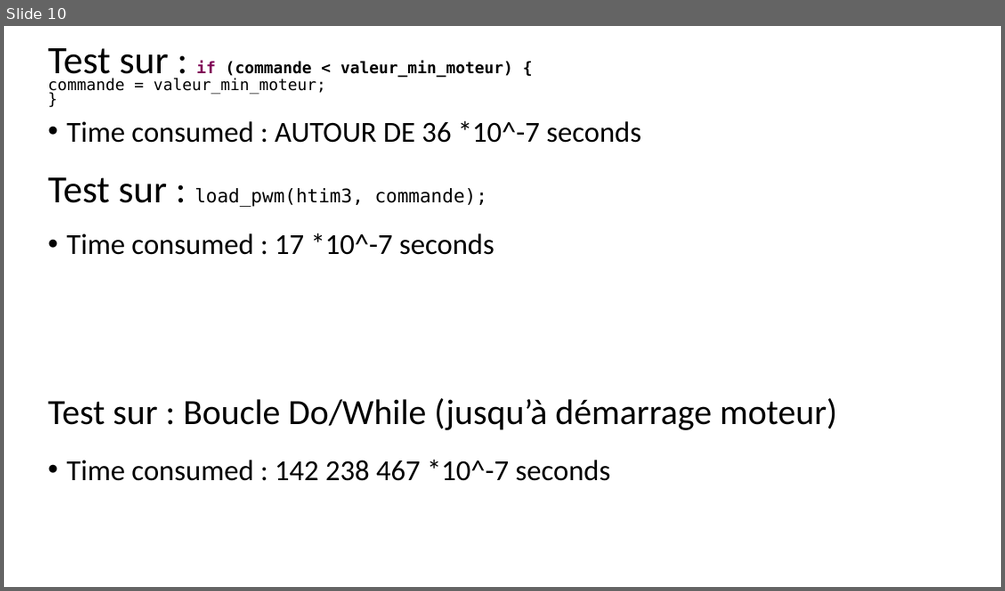
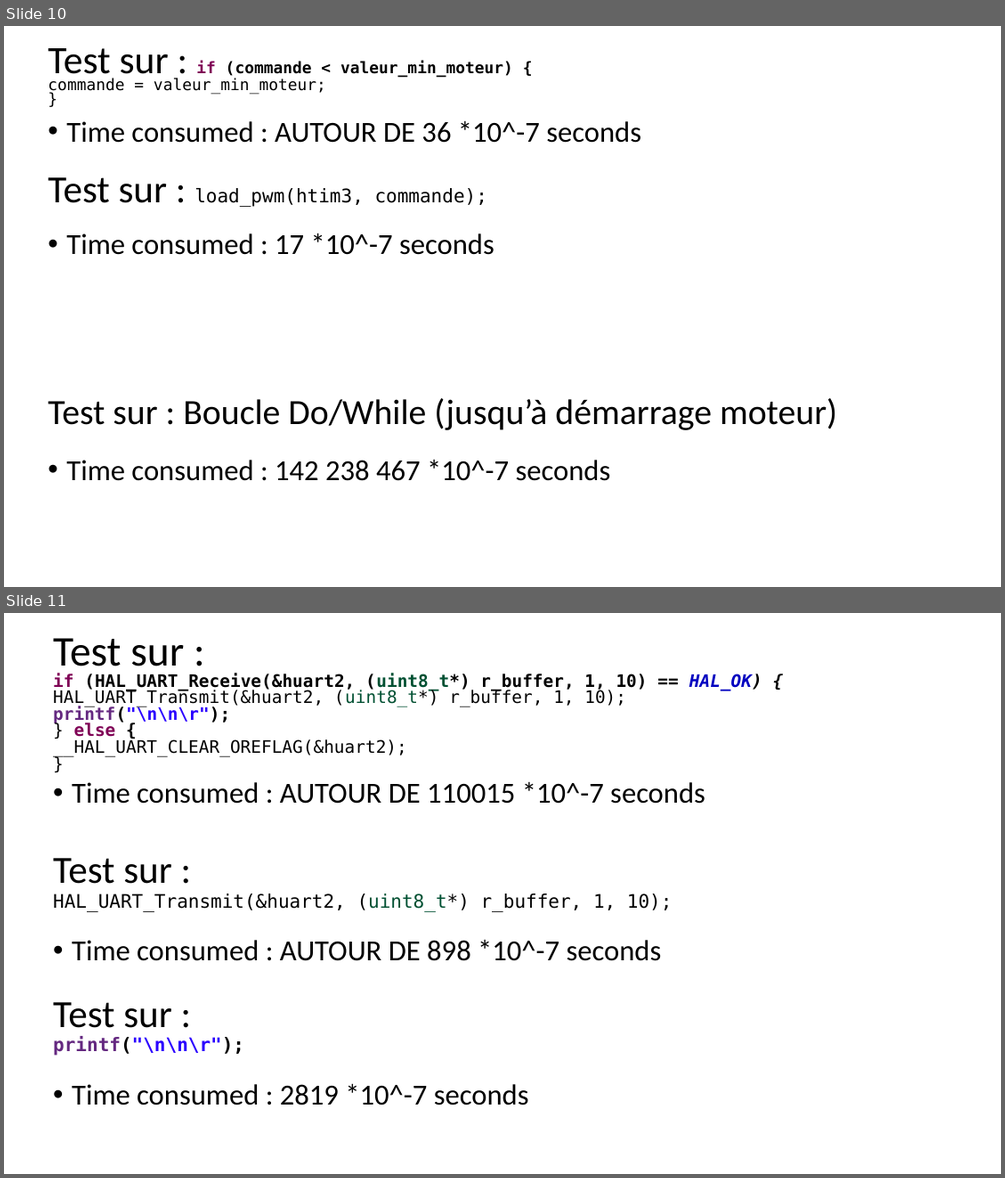
Before and after one commit to InnovationLab-EFREIParis/Stage_1DOF_DroneBench, a slide deck: 01_doc/Presentations/Courte présentation des résultats du compteur - 28_11_22.pptx. Shown one above the other, each under a label of ours: slide 10 before the commit, slides 10 and 11 after it. The pictures are 1005x591 and 1005x1178 pixels, drawn with LibreOffice and Linux fonts; fonts in the diff are those of the drawing. Boxes give left, top, right and bottom in pixels: in the first picture for what was removed or moved away, otherwise in the second. Text is boxed around its words. In the diff, an @@ line names an element or a change of style, - is before the commit and + after.

```diff
--- a/01_doc/Presentations/Courte présentation des résultats du compteur - 28_11_22.pptx
+++ b/01_doc/Presentations/Courte présentation des résultats du compteur - 28_11_22.pptx
@@ slide 11 added at (x1=4, y1=613, x2=1001, y2=1174), background #FFFFFF @@
@@ text added at (x1=53, y1=638, x2=762, y2=758), 16.6 pt, text #000000 @@
+Test sur :
+if (HAL_UART_Receive(&huart2, (uint8_t*) r_buffer, 1, 10) == HAL_OK) {
+HAL_UART_Transmit(&huart2, (uint8_t*) r_buffer, 1, 10);
+printf("\n\n\r");
+} else {
+__HAL_UART_CLEAR_OREFLAG(&huart2);
+}
@@ text added at (x1=72, y1=782, x2=705, y2=803), 28 pt, text #000000 @@
+• Time consumed : AUTOUR DE 110015 *10^-7 seconds
@@ text added at (x1=53, y1=858, x2=672, y2=912), 18 pt, text #000000 @@
+Test sur :
+HAL_UART_Transmit(&huart2, (uint8_t*) r_buffer, 1, 10);
@@ text added at (x1=72, y1=940, x2=662, y2=961), 28 pt, text #000000 @@
+• Time consumed : AUTOUR DE 898 *10^-7 seconds
@@ text added at (x1=53, y1=1002, x2=244, y2=1055), 18 pt, text #000000, bold @@
+Test sur :
+printf("\n\n\r");
@@ text added at (x1=72, y1=1083, x2=529, y2=1105), 28 pt, text #000000 @@
+• Time consumed : 2819 *10^-7 seconds
```
Also in this commit, not shown: 2 other slides added, 15 other files.
